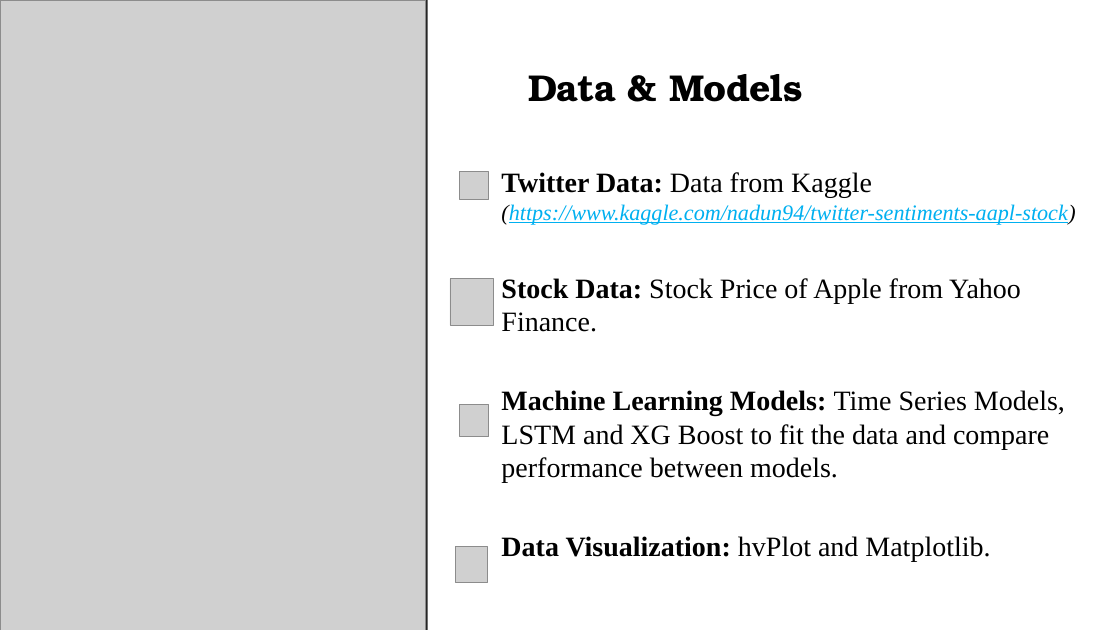
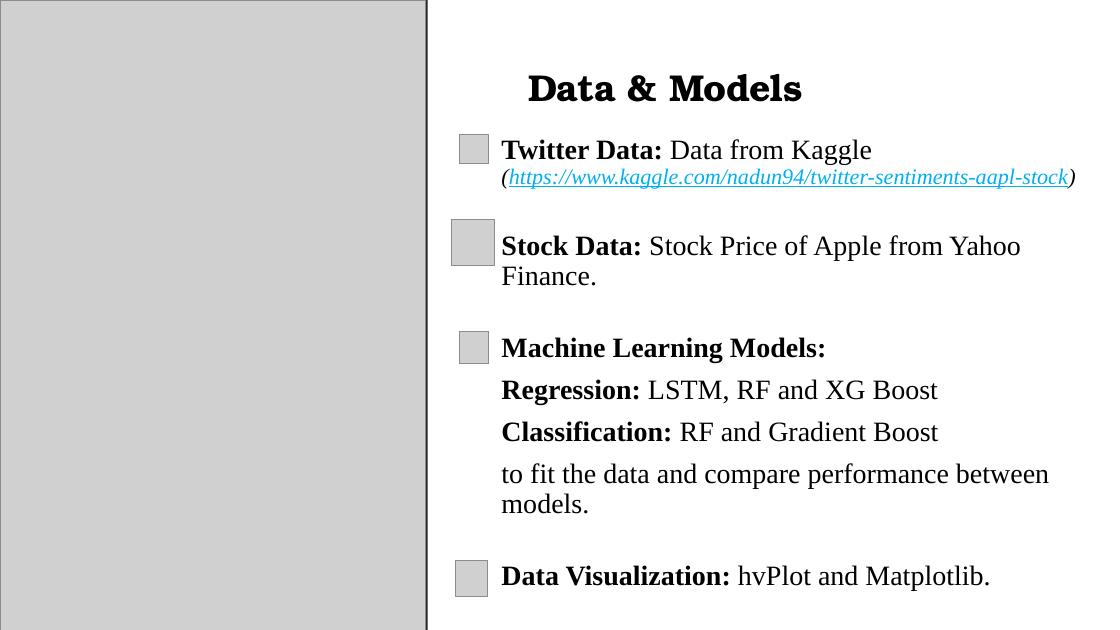
Before and after one commit to you915/Sentiment-Analysis-of-Twitter-Data-for-predicting-Apple-stock-price, a slide deck: slide 3 of Project 2 - Group 4.pptx. Drawn at 1120x630 pixels with LibreOffice and Linux fonts; fonts in the diff are those of the drawing; grey boxes stand for pictures. Boxes give left, top, right and bottom in pixels: in the first picture for what was removed or moved away, otherwise in the second. Text is boxed around its words. In the diff, an @@ line names an element or a change of style, - is before the commit and + after.

```diff
--- a/Project 2 - Group 4.pptx
+++ b/Project 2 - Group 4.pptx
@@ picture: place and size @@
-picture at <box>460,171,488,200</box>
+picture at <box>460,134,488,163</box>
@@ text at <box>501,139,1075,591</box>: line spacing 1 to 0.9 @@
@@ picture: place and size @@
-picture at <box>450,279,493,325</box>
+picture at <box>451,220,494,266</box>
@@ picture: place and size @@
-picture at <box>460,404,489,437</box>
+picture at <box>460,332,489,365</box>
@@ text at <box>501,337,1049,514</box>: text changed @@
-Machine Learning Models: Time Series Models, LSTM and XG Boost to fit the data and compare performance between models.
+Machine Learning Models:
+Regression: LSTM, RF and XG Boost
+Classification: RF and Gradient Boost
+to fit the data and compare performance between models.
@@ picture: place and size @@
-picture at <box>455,547,487,583</box>
+picture at <box>455,561,487,597</box>
```
Also in this commit, not shown: 4 other slides changed, 3 slides added, 1 slide removed.
